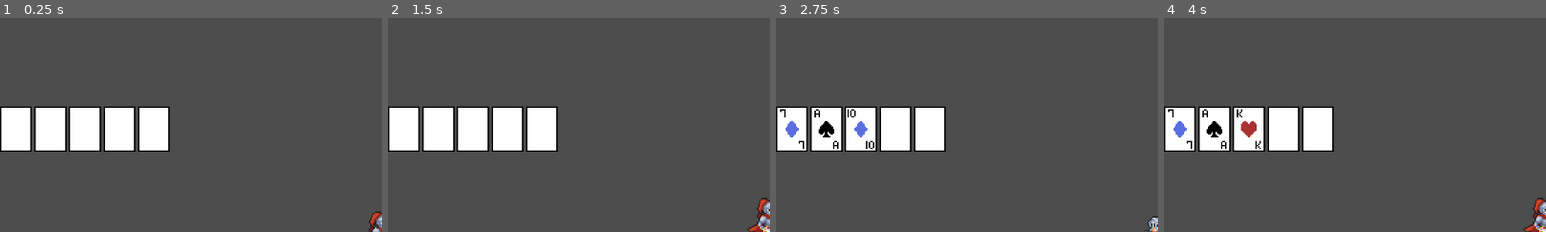
Above: before the commit, frames 1-4 (left to right).
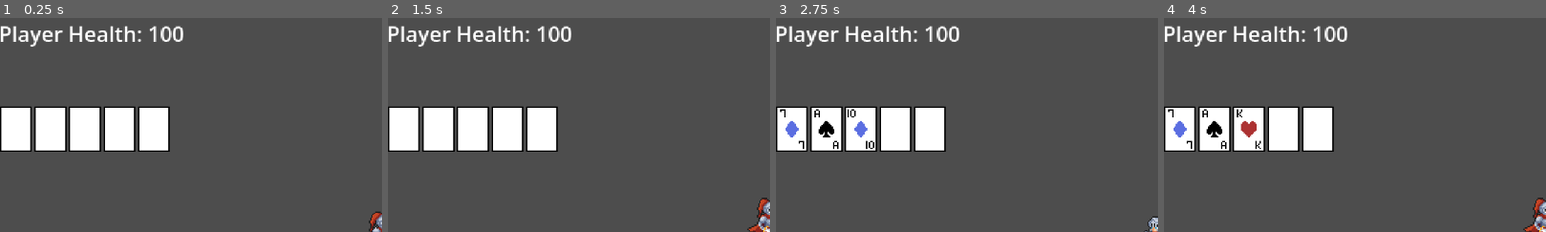
Above: after the commit, the same moments.

Repository: kli007/Bluff-All-In
Game: Godot game, scene res://main.tscn
Same seed, same stepped clock (60 frames per second), same inputs: the game is played once before the commit and once after it.
Inputs (mouse positions are % of the whole screen's width and height, from its top left):
- Up to frame 1 (0.25 s): no input
- Up to frame 2 (1.5 s): tap Enter (Showdown) at 0.5 s; move the mouse to (72, 45) at 0.52 s; hold D (Move_Right) from 0.53 s (still down); tap , (Attack) at 0.6 s; tap Space (Move_Jump) at 0.77 s; tap Shift (Burn) at 0.8, 1.35 s; move the mouse to (30, 55) at 1.27 s
- Up to frame 3 (2.75 s): tap Space (Move_Jump) at 1.52 s; tap . (Trick) at 1.55, 2.1 s; move the mouse to (60, 28) at 2.02 s; release D (Move_Right) at 2.03 s; hold A (Move_Left) from 2.03 s (still down); tap , (Attack) at 2.3 s
- Up to frame 4 (4 s): move the mouse to (45, 70) at 2.77 s; release A (Move_Left) at 2.78 s; hold D (Move_Right) from 2.78 s (still down); tap , (Attack) at 2.85 s; tap Space (Move_Jump) at 3.02, 3.77 s; tap Shift (Burn) at 3.05, 3.6 s; move the mouse to (80, 65) at 3.52 s; tap . (Trick) at 3.8 s
The pictures show only the part of the screen within x 0-50%, y 0-50%; the shares and areas given below are measured in that part.

The runs differ from the first frame. In frame 1, 1.6% of the frame differs, in the area x 0-48%, y 3-14%; in frame 2, 1.6%; in frame 3, 1.6%; in frame 4, 1.6%.

Commit message:
added health, burnDash
created killzone, health node on player and health label on main, dash variables for player, moved some files to folders

Diff:
--- /dev/null
+++ b/Area/Killzone.tscn
@@ -0,0 +1,15 @@
+[gd_scene format=3 uid="uid://c6sfcrlit8anc"]
+
+[ext_resource type="Script" uid="uid://d3ah8auu7gkww" path="res://Area/killzone.gd" id="1_imn0l"]
+
+[sub_resource type="RectangleShape2D" id="RectangleShape2D_5sqx0"]
+size = Vector2(1265, 76)
+
+[node name="KillzoneSensor" type="Area2D" unique_id=188571064]
+script = ExtResource("1_imn0l")
+
+[node name="CollisionShape2D" type="CollisionShape2D" parent="." unique_id=756042226]
+position = Vector2(622.5, 28)
+shape = SubResource("RectangleShape2D_5sqx0")
+
+[connection signal="body_entered" from="." to="." method="_on_body_entered"]
--- a/TestArea.tscn
+++ b/Area/TestArea.tscn
@@ -1,6 +1,7 @@
 [gd_scene format=4 uid="uid://bjaqw7tc8s4am"]
 
 [ext_resource type="Texture2D" uid="uid://bfqk177yxclh6" path="res://Assets/TileMap/Terrain/Grassland_Terrain_47Tiles.png" id="1_dbkhw"]
+[ext_resource type="PackedScene" uid="uid://c6sfcrlit8anc" path="res://Area/Killzone.tscn" id="2_xiuh1"]
 
 [sub_resource type="TileSetAtlasSource" id="TileSetAtlasSource_y61ny"]
 texture = ExtResource("1_dbkhw")
@@ -82,3 +83,6 @@
 position = Vector2(-16, 48)
 tile_map_data = PackedByteArray("AAD2/wAAAAAAAAAAAAD2/wEAAAAAAAEAAAD2/wIAAAAAAAIAAAD3/wAAAAAFAAAAAAD3/wEAAAABAAEAAAD3/w …(1840 unchanged characters)…
 tile_set = SubResource("TileSet_ptm0p")
+
+[node name="KillzoneSensor" parent="." unique_id=188571064 instance=ExtResource("2_xiuh1")]
+position = Vector2(-595, 138)
--- /dev/null
+++ b/Area/killzone.gd
@@ -0,0 +1,8 @@
+extends Area2D
+
+
+
+func _on_body_entered(body: Node2D) -> void:
+	if body.name == "Player":
+		body.get_node('Health').changeHealth(-50.0)
+		body.respawn(body.spawnLocation)
--- a/Player.tscn
+++ b/Player/Player.tscn
@@ -1,6 +1,7 @@
 [gd_scene format=3 uid="uid://d20v3s7mqbsg5"]
 
-[ext_resource type="Script" uid="uid://bwlmc0nr51w2g" path="res://player.gd" id="1_kpjcp"]
+[ext_resource type="Script" uid="uid://bwlmc0nr51w2g" path="res://Player/player.gd" id="1_kpjcp"]
+[ext_resource type="Script" uid="uid://gxdj8l1ahlhk" path="res://Player/health.gd" id="2_ddoul"]
 [ext_resource type="Texture2D" uid="uid://udm78ito0yap" path="res://Assets/Sprite/Player/spriteSheet.png" id="2_kpjcp"]
 [ext_resource type="Script" uid="uid://ws0antd52kaf" path="res://Cards/deck_manager.gd" id="3_kne1u"]
 
@@ -115,6 +116,10 @@
 [node name="Player" type="CharacterBody2D" unique_id=789404969]
 script = ExtResource("1_kpjcp")
 
+[node name="Health" type="Node" parent="." unique_id=819642966]
+script = ExtResource("2_ddoul")
+health = null
+
 [node name="Sprite2D" type="Sprite2D" parent="." unique_id=2086113604]
 texture = ExtResource("2_kpjcp")
 hframes = 12
@@ -130,4 +135,14 @@
 [node name="DeckManager" type="Node" parent="." unique_id=1570210766]
 script = ExtResource("3_kne1u")
 
+[node name="AttackTimer" type="Timer" parent="." unique_id=2107694017]
+
+[node name="DashTimer" type="Timer" parent="." unique_id=25833316]
+
+[node name="TrickTimer" type="Timer" parent="." unique_id=1662899448]
+
+[node name="BurnTimer" type="Timer" parent="." unique_id=491267351]
+wait_time = 0.2
+
 [connection signal="animation_finished" from="AnimationPlayer" to="." method="_on_animation_player_animation_finished"]
+[connection signal="timeout" from="BurnTimer" to="." method="_on_burn_timer_timeout"]
--- /dev/null
+++ b/Player/health.gd
@@ -0,0 +1,18 @@
+extends Node
+
+signal health_changed
+
+@export var health: float = 100.0
+var maxHealth: float = 100.0
+
+func changeHealth(difference: float) -> void:
+	health += difference
+	health = clampf(health, 0, maxHealth)
+	if health == 0:
+		#respawn here
+		health = maxHealth
+	health_changed.emit()
+
+
+func getHealth() -> float:
+	return health
--- a/player.gd
+++ b/Player/player.gd
@@ -1,6 +1,7 @@
 extends CharacterBody2D
 
 @export var speed: float = 200.0
+@export var DashSpeed: float = 800.0
 @export var jump_velocity: float = -350.0
 
 @onready var animNode: Node = $AnimationPlayer
@@ -9,12 +10,18 @@
 @onready var pendNodes: Array = get_node('/root/Main/HUD/PendCardsControl/PendCards').get_children()
 @onready var playedNodes: Array = get_node('/root/Main/HUD/UserUIControl/PlayedCards').get_children()
 
+@onready var spawnLocation: Vector2 = global_position
+
 var attack: bool = false
 var direction: float
+var lastDirection: float
+var isBurnDashing: bool = false
 
 const MAX_PLAYED_CARDS: int = 5
 const MAX_PEND_CARDS: int = 7
 const HEAL_BURN_MINIMUM: int = 2
+
+const NORMAL_SPEED: float = 200.0
 
 var currentTrick = {'rank': 'Increase', 'suit': ''}
 
@@ -28,10 +35,13 @@
 
 	controls()
 
-	if direction and animNode.name != 'Jump':
-		velocity.x = direction * speed
+	if isBurnDashing:
+		velocity.x = lastDirection * DashSpeed
 	else:
-		velocity.x = move_toward(velocity.x, 0, speed)
+		if direction and animNode.name != 'Jump':
+			velocity.x = direction * speed
+		else:
+			velocity.x = move_toward(velocity.x, 0, speed)
 
 	if not attack:
 		move_and_slide()
@@ -88,7 +98,11 @@
 
 
 func controls() -> void:
-	direction = Input.get_axis("Move_Left", "Move_Right")
+	if not isBurnDashing:
+		direction = Input.get_axis("Move_Left", "Move_Right")
+
+	if direction:
+		lastDirection = direction
 
 	if Input.is_action_just_pressed("Move_Jump") and is_on_floor():
 		velocity.y = jump_velocity
@@ -112,8 +126,18 @@
 		if Input.is_action_just_pressed("Burn") and not is_on_floor():
 			burnCards('jump')
 		elif Input.is_action_just_pressed("Burn"):
+			isBurnDashing = true
 			burnCards('dash')
+			$BurnTimer.start()
 
 	if CardData.checkSpace(playedNodes) < MAX_PLAYED_CARDS:
 		if Input.is_action_just_pressed("Showdown"):
 			showdownPlayedCards()
+
+
+func _on_burn_timer_timeout() -> void:
+	isBurnDashing = false
+	velocity.x = 0
+
+func respawn(location: Vector2) -> void:
+	position = location
--- /dev/null
+++ b/Player/player_health.gd
@@ -0,0 +1,11 @@
+extends Label
+
+var playerHealth = null
+func _ready():
+	playerHealth = get_node("/root/Main/Player/Health")
+	playerHealth.health_changed.connect(_on_player_health_changed)
+	text = str("Player Health: ", 100)
+
+
+func _on_player_health_changed():
+	text = str("Player Health: ", playerHealth.getHealth())
--- a/main.tscn
+++ b/main.tscn
@@ -1,10 +1,11 @@
 [gd_scene format=3 uid="uid://bf21dgh6rbsk4"]
 
-[ext_resource type="PackedScene" uid="uid://bjaqw7tc8s4am" path="res://TestArea.tscn" id="1_ig7tw"]
+[ext_resource type="PackedScene" uid="uid://bjaqw7tc8s4am" path="res://Area/TestArea.tscn" id="1_ig7tw"]
 [ext_resource type="Script" uid="uid://2eckjdluntd6" path="res://main.gd" id="1_lquwl"]
-[ext_resource type="PackedScene" uid="uid://d20v3s7mqbsg5" path="res://Player.tscn" id="2_0xm2m"]
+[ext_resource type="PackedScene" uid="uid://d20v3s7mqbsg5" path="res://Player/Player.tscn" id="2_0xm2m"]
 [ext_resource type="PackedScene" uid="uid://bc4g2w3j8inqx" path="res://Cards/PlayedCards.tscn" id="3_1bvp3"]
 [ext_resource type="PackedScene" uid="uid://ce7wj45lpekfs" path="res://Cards/PendCards.tscn" id="3_h2yge"]
+[ext_resource type="Script" uid="uid://bupjwinwws13a" path="res://Player/player_health.gd" id="5_7mycd"]
 
 [node name="Main" type="Node" unique_id=1517588686]
 script = ExtResource("1_lquwl")
@@ -32,6 +33,14 @@
 [node name="PlayedCards" parent="HUD/UserUIControl" unique_id=1589944436 instance=ExtResource("3_1bvp3")]
 position = Vector2(64, 84)
 
+[node name="PlayerHealth" type="Label" parent="HUD/UserUIControl" unique_id=920862780]
+layout_mode = 0
+offset_left = -1.0
+offset_right = 219.0
+offset_bottom = 51.0
+text = "PlayerHealth: "
+script = ExtResource("5_7mycd")
+
 [node name="PendCardsControl" type="Control" parent="HUD" unique_id=1218590380]
 layout_mode = 3
 anchors_preset = 1
Not shown, added: Area/killzone.gd.uid
Not shown, added: Player/health.gd.uid
Renamed: player.gd.uid -> Player/player.gd.uid
Not shown, added: Player/player_health.gd.uid
